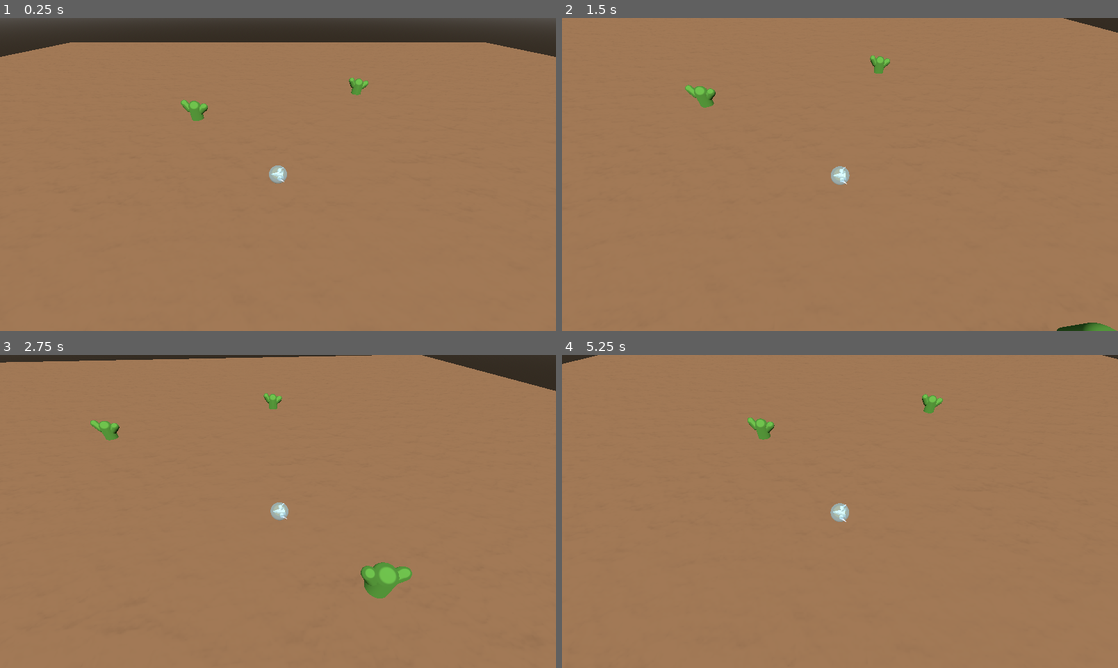
Above: before the commit, frames 1-4 (two rows, left to right).
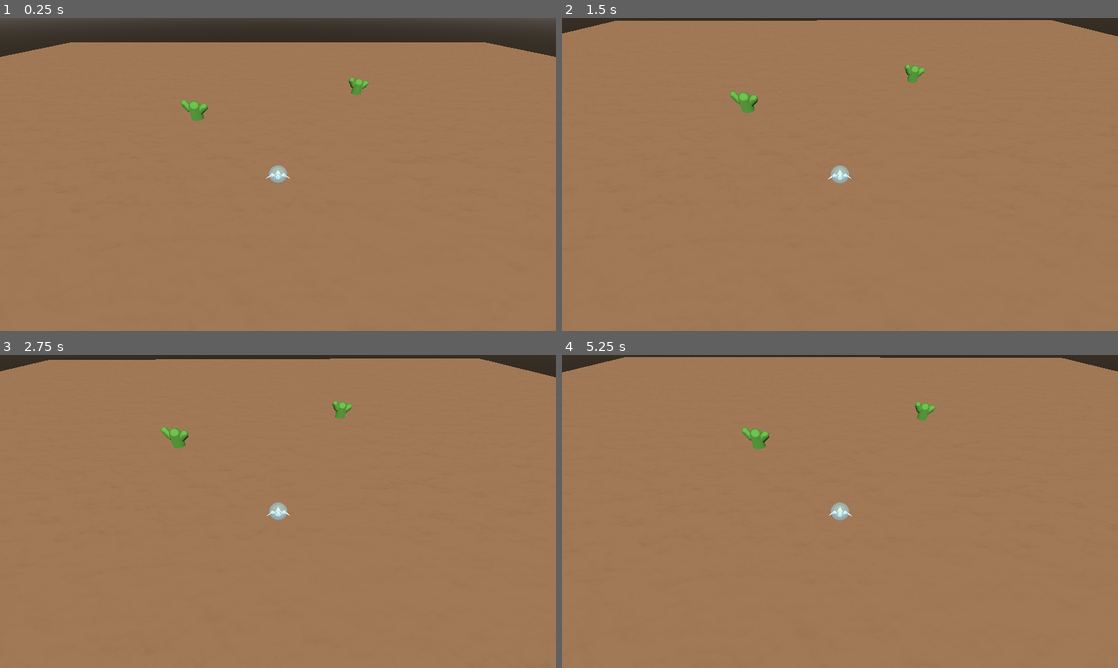
Above: after the commit, the same moments.

Repository: dicemaster5/BubbleSurvivors
Game: Godot game, scene res://scenes/world.tscn
The game is run twice, just before and just after one commit, with the same random seed, the same clock (stepped at 60 frames per second) and the same inputs.
Inputs:
- Up to frame 1 (0.25 s): no input
- Up to frame 2 (1.5 s): hold D (move_right) 0.53-1.28 s; hold S (move_down) from 1.28 s (still down)
- Up to frame 3 (2.75 s): release S (move_down) at 2.03 s; hold D (move_right) from 2.03 s (still down)
- Up to frame 4 (5.25 s): release D (move_right) at 2.78 s; hold W (move_up) 2.78-3.53 s; hold A (move_left) 3.53-5.03 s; hold S (move_down) from 5.03 s (still down)

The runs differ from the first frame. In frame 1, less than 0.1% of the frame differs, in the area x 32-65%, y 20-53%; in frame 2, 2.0%; in frame 3, 2.6%, in the area x 0-100%, y 0-78%; in frame 4, 1.8%.

Commit message:
code changes to damageable and player controller

Diff:
--- a/scenes/cactus_hazard.tscn
+++ b/scenes/cactus_hazard.tscn
@@ -16,16 +16,16 @@
 shape = SubResource("BoxShape3D_uun03")
 
 [node name="MeshInstance3D" type="MeshInstance3D" parent="."]
-transform = Transform3D(-4.37114e-08, 0, 1, 0, 1, 0, -1, 0, -4.37114e-08, 0.0562767, 0.504827, -0.057184)
+transform = Transform3D(0.000908164, -0.00128115, 0.999999, 0.000335411, 0.999999, 0.00128084, -1, 0.000334227, 0.0009086, 0.0566323, 0.5049, -0.0572251)
 material_override = ExtResource("1_4ggxn")
 mesh = SubResource("CapsuleMesh_heugo")
 
 [node name="MeshInstance3D2" type="MeshInstance3D" parent="."]
-transform = Transform3D(-2.44611e-08, -0.297464, 0.473995, 0, 0.473995, 0.297464, -0.559604, 1.30026e-08, -2.0719e-08, -0.564072, 1.09352, -0.0571839)
+transform = Transform3D(0.000508212, -0.298071, 0.473613, 0.000187697, 0.473614, 0.298071, -0.559604, -0.000111854, 0.000530092, -0.56447, 1.0928, -0.057592)
 material_override = ExtResource("1_4ggxn")
 mesh = SubResource("CapsuleMesh_heugo")
 
 [node name="MeshInstance3D3" type="MeshInstance3D" parent="."]
-transform = Transform3D(-2.44611e-08, 0.560643, 0.390906, 0, 0.462208, -0.474156, -0.559604, -1.07316e-08, -3.1218e-08, 0.506435, 0.747987, -0.0558231)
+transform = Transform3D(0.000508212, 0.56005, 0.391513, 0.000187697, 0.462926, -0.473655, -0.559604, 0.000663896, 0.000196687, 0.506477, 0.748636, -0.0553739)
 material_override = ExtResource("1_4ggxn")
 mesh = SubResource("CapsuleMesh_heugo")
--- a/scenes/player.tscn
+++ b/scenes/player.tscn
@@ -22,7 +22,7 @@
 mesh = SubResource("SphereMesh_mi2nk")
 
 [node name="Ship" parent="." instance=ExtResource("3_vheof")]
-transform = Transform3D(-2.18557e-08, 0, 0.5, 0, 0.5, 0, -0.5, 0, -2.18557e-08, 0, 0, 0)
+transform = Transform3D(0.5, 0, 0, 0, 0.5, 0, 0, 0, 0.5, 0, 0, 0)
 
 [node name="Damageable" type="Node" parent="."]
 script = ExtResource("4_sup54")
--- a/scripts/damageable.gd
+++ b/scripts/damageable.gd
@@ -4,9 +4,13 @@
 var current_health: int
 
 signal damaged(amount: int)
+signal died()
 
 func _ready() -> void:
 	current_health = max_health
 
 func damage(amount := 1):
 	damaged.emit(amount)
+
+	if current_health <= 0:
+		died.emit()
--- a/scripts/player.gd
+++ b/scripts/player.gd
@@ -1,9 +1,23 @@
 extends CharacterBody3D
 
-@export var move_speed: float = 5.0
+@export var move_speed: float = 1.0
+@export var rotate_speed: float = 5.0
 @export var jump_velocity: float = 4.5
+@export var tank_controls: bool = false
 
-func _physics_process(_delta: float) -> void:
+func _physics_process(delta: float) -> void:
+
+	# Do Tank Controls
+	if tank_controls:
+		var rotate_dir = Input.get_axis("move_left", "move_right")
+		rotation += Vector3(0, rotate_speed * rotate_dir * delta, 0)
+
+		var move_dir = Input.get_axis("move_up", "move_down")
+		#velocity = transform.basis move_speed * move_dir
+		move_and_slide()
+		return
+
+	# Else regular controls
 	# Get the input direction and handle the movement/deceleration.
 	var input_dir := Input.get_vector("move_left", "move_right", "move_up", "move_down")
 	var direction := (transform.basis * Vector3(input_dir.x, 0, input_dir.y)).normalized()
Not shown, added: models/player model/Projectile.glb.import
